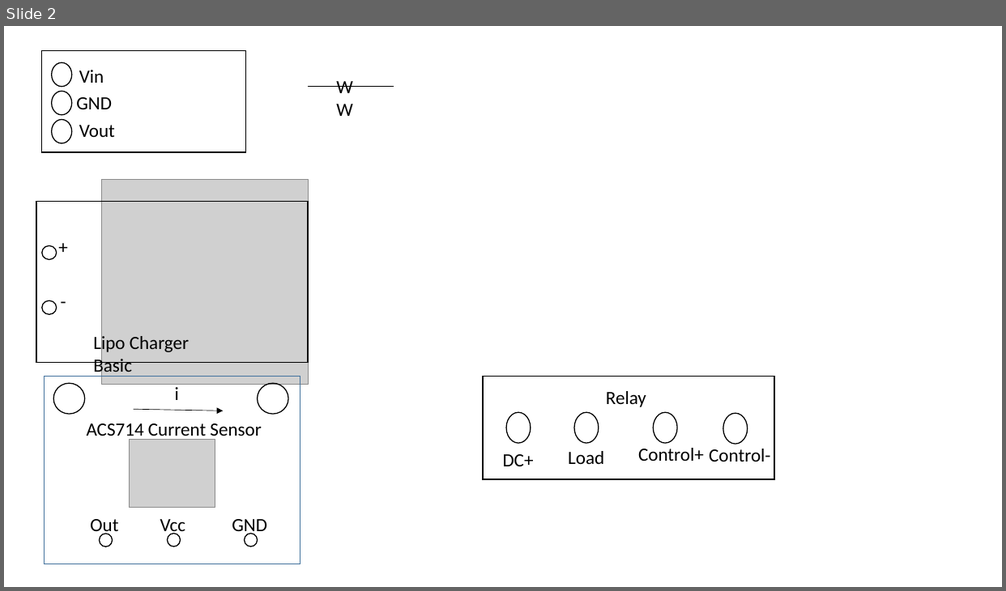
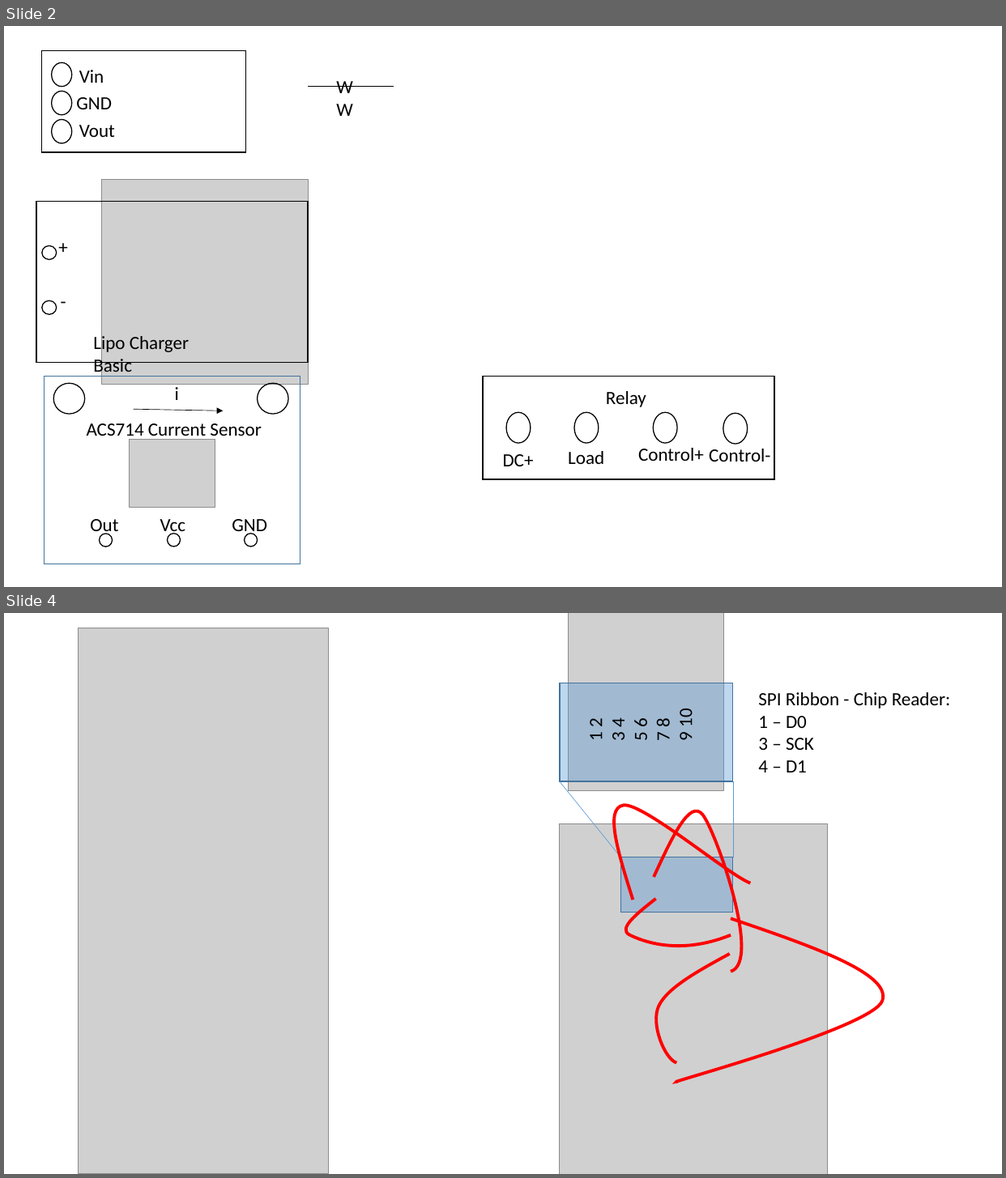
Before and after one commit to bdutta6/AntRobots, a slide deck: docs/electrical.pptx. Shown one above the other, each under a label of ours: slide 2 before the commit, slides 2 and 4 after it; the slides between them are not shown. The pictures are 1006x591 and 1006x1178 pixels, drawn with LibreOffice and Linux fonts; fonts in the diff are those of the drawing; grey boxes stand for pictures. Boxes give left, top, right and bottom in pixels: in the first picture for what was removed or moved away, otherwise in the second. Text is boxed around its words. In the diff, an @@ line names an element or a change of style, - is before the commit and + after.

```diff
--- a/docs/electrical.pptx
+++ b/docs/electrical.pptx
@@ slide 4 added at (4,613,1002,1174), background #FFFFFF @@
@@ picture added at (78,628,328,1174) @@
@@ picture added at (568,613,723,791) @@
@@ rectangle added at (560,683,733,781), fill #5B9BD5 at 40% opacity, outline #43739E 1 pt @@
@@ text added at (758,692,950,773), 18 pt, text #000000 @@
+SPI Ribbon - Chip Reader:
+1 – D0
+3 – SCK
+4 – D1
@@ text added at (584,710,697,740), 18 pt, text #000000 @@
+1 2
+3 4
+5 6
+7 8
+9 10
@@ line added from (621, 857) to (560, 781), #5B9BD5 0.5 pt @@
@@ line added from (733, 857) to (733, 781), #5B9BD5 0.5 pt @@
@@ freeform shape added at (614,806,750,900), outline #FF0000 3 pt @@
@@ picture added at (560,824,828,1174) @@
@@ freeform shape added at (654,811,741,973), outline #FF0000 3 pt @@
@@ rectangle added at (621,857,733,913), fill #5B9BD5 at 40% opacity, outline #43739E 1 pt @@
@@ freeform shape added at (626,899,731,946), outline #FF0000 3 pt @@
@@ freeform shape added at (676,918,883,1082), outline #FF0000 3 pt @@
@@ freeform shape added at (656,954,730,1063), outline #FF0000 3 pt @@
```
Also in this commit, not shown: 1 slide changed, 43 other files.
